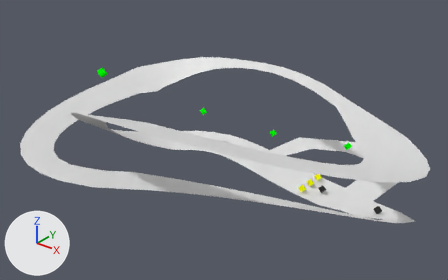
Two versions of the Blender file Parser/circuit.blend, one commit apart.
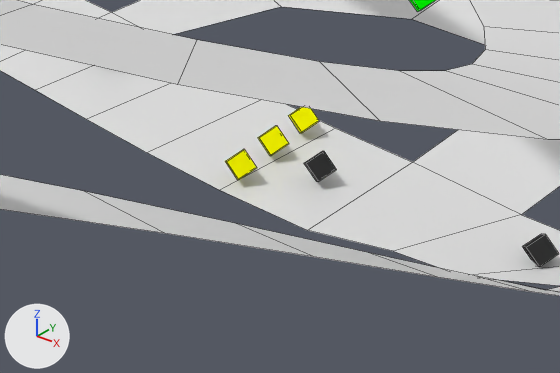
Each version appears first whole from a camera (50 mm lens) standing at (438.0, -625.0, 415.0) and looking at (4.0, -83.0, 79.0), and next in a close-up on the part from 54% to 85% of the width and 53% to 86% of the height. The axes (+X, +Y, +Z) are drawn at lower left. The lights are the same throughout. The close-ups show mesh edges as thin lines.

The first close-up shows 'I_1_0:0:0_0.5:0.5:0.5', 'I_2', 'I_3_45:45:45_0.5:0.5:0.5', 'T_Circuit', 'W_1_80', 'W_2_90.5'.
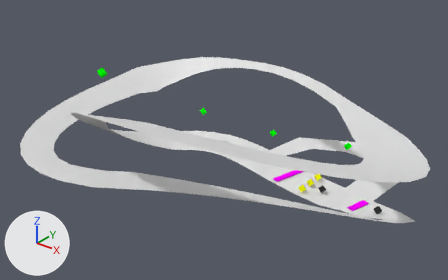
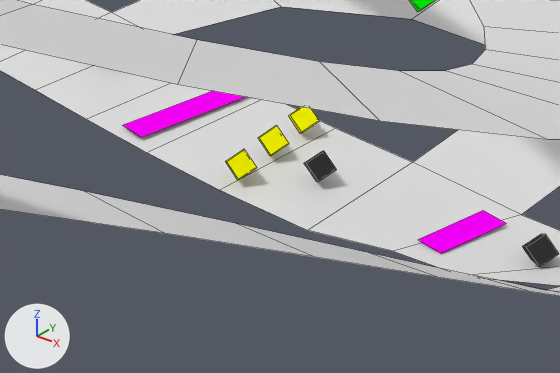
Location of each change, (x1, y1, x2, y2) in pixels of the close-ups (560 x 373 px):
'R_0_300_1_1_0:-15:0_10:1:50', added (pink)
    after: (122, 91, 245, 137)
'R_1_300_1_1_0:0:0_10:1:30', added (pink)
    after: (418, 210, 507, 253)

The change, as a diff of the scene's bpy script:
```diff
--- a/Parser/circuit.blend.py
+++ b/Parser/circuit.blend.py
@@ mat_material_013 @@
+mat_material_013 = diffuse_material('Material.013')
+mat_material_013.base_color = (1.0, 0.0, 1.0)  # pink #ff00ff
@@ mat_material_011 @@
+mat_material_011 = diffuse_material('Material.011')
+mat_material_011.base_color = (1.0, 0.0, 1.0)  # pink #ff00ff
@@ me_plane_002 @@
+me_plane_002.from_pydata([(-1.0, -1.0, 0.0), (1.0, -1.0, 0.0), (-1.0, 1.0, 0.0), (1.0, 1.0, 0.0)], [], [(0, 1, 3, 2)])
+me_plane_002.materials.append(mat_material_013)  # pink #ff00ff
@@ me_plane @@
+me_plane.from_pydata([(-1.0, -1.0, 0.0), (1.0, -1.0, 0.0), (-1.0, 1.0, 0.0), (1.0, 1.0, 0.0)], [], [(0, 1, 3, 2)])
+me_plane.materials.append(mat_material_011)  # pink #ff00ff
@@ ob_r_1_300_1_1_0_0_0_10_1_30 @@
+ob_r_1_300_1_1_0_0_0_10_1_30 = bpy.data.objects.new('R_1_300_1_1_0:0:0_10:1:30', me_plane_002)
+ob_r_1_300_1_1_0_0_0_10_1_30.location = (152.6, -0.2, 1.5)
+ob_r_1_300_1_1_0_0_0_10_1_30.rotation_euler = (0.0, 0.0, -0.262)  # degrees (0, 0, -15)
+ob_r_1_300_1_1_0_0_0_10_1_30.scale = (5.0, 15.0, 0.0)
@@ ob_r_0_300_1_1_0__15_0_10_1_50 @@
+ob_r_0_300_1_1_0__15_0_10_1_50 = bpy.data.objects.new('R_0_300_1_1_0:-15:0_10:1:50', me_plane)
+ob_r_0_300_1_1_0__15_0_10_1_50.location = (41.0, 11.7, 1.5)
+ob_r_0_300_1_1_0__15_0_10_1_50.rotation_euler = (0.0, 0.0, -0.262)  # degrees (0, 0, -15)
+ob_r_0_300_1_1_0__15_0_10_1_50.scale = (5.0, 25.0, 0.0)
```
